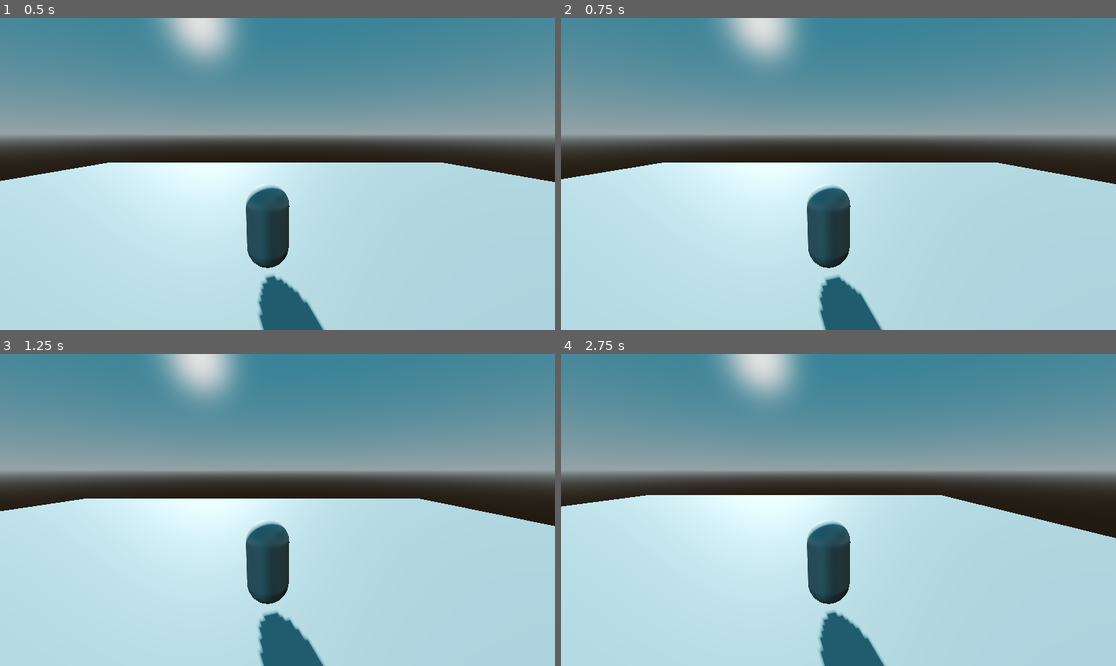
Above: before the commit, frames 1-4 (two rows, left to right).
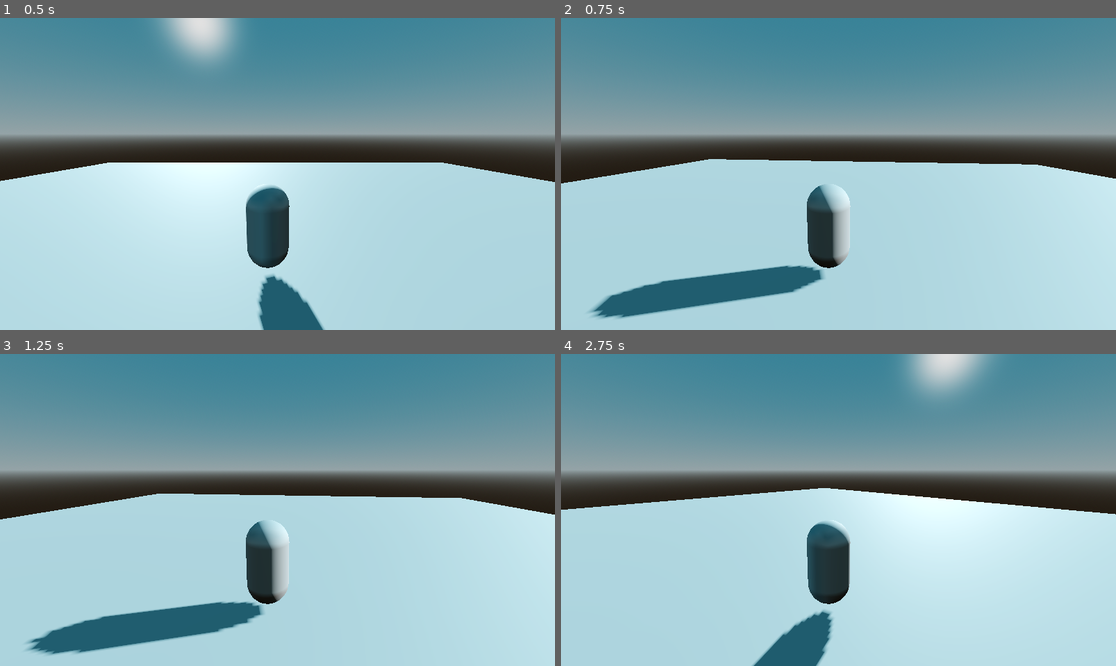
Above: after the commit, the same moments.

Repository: NISCHAY17/ZELDA-attempt
Game: Godot game, scene res://scenes/level.tscn
The game is run twice, just before and just after one commit, with the same random seed, the same clock (stepped at 60 frames per second) and the same inputs. The project has no main scene, so this scene is started directly.
Inputs (mouse positions are in pixels of both pictures, inside the frame that each line leads up to):
- Up to frame 1 (0.5 s): no input
- Up to frame 2 (0.75 s): tap Enter at 0.5 s; move the mouse to (960, 158) at 0.52 s; hold D (right) from 0.53 s (still down); tap Alt at 0.6 s
- Up to frame 3 (1.25 s): keep holding D (right)
- Up to frame 4 (2.75 s): move the mouse to (727, 525) at 1.27 s; release D (right) at 1.28 s; hold Down (backward) 1.28-2.03 s; tap Shift at 1.35 s; move the mouse to (894, 441) at 2.02 s; hold D (right) from 2.03 s (still down); tap Alt at 2.1 s

Frame 1 is identical in both runs. In frame 2, 17% of the frame differs, in the area x 0-100%, y 0-100%; in frame 3, 18%; in frame 4, 20%.

Commit message:
worked on making camera work with mouse

Diff:
--- /dev/null
+++ b/zelda-attempt/ENTITIES/camera_controller.gd
@@ -0,0 +1,9 @@
+extends Node3D
+
+func _input(event: InputEvent) -> void:
+	if event is InputEventMouseMotion:
+		rotation.y += event.relative.x * 0.0067
+
+func rotate_from_vector(v: Vector2):
+	if v.length() == 0: return
+	rotation.y += v.x
--- a/zelda-attempt/ENTITIES/camera_controller.tscn
+++ b/zelda-attempt/ENTITIES/camera_controller.tscn
@@ -1,6 +1,9 @@
 [gd_scene format=3 uid="uid://bvkd85coruw2v"]
 
+[ext_resource type="Script" uid="uid://db02niwjf5ks6" path="res://ENTITIES/camera_controller.gd" id="1_86nvy"]
+
 [node name="CAMERA CONTROLLER" type="Node3D" unique_id=363107289]
+script = ExtResource("1_86nvy")
 
 [node name="Camera3D" type="Camera3D" parent="." unique_id=752216915]
 transform = Transform3D(1, 0, 0, 0, 0.98113775, 0.19330975, 0, -0.19330975, 0.98113775, 0.22744223, 3.1202168, 4.46516)
Not shown, added: zelda-attempt/ENTITIES/camera_controller.gd.uid
